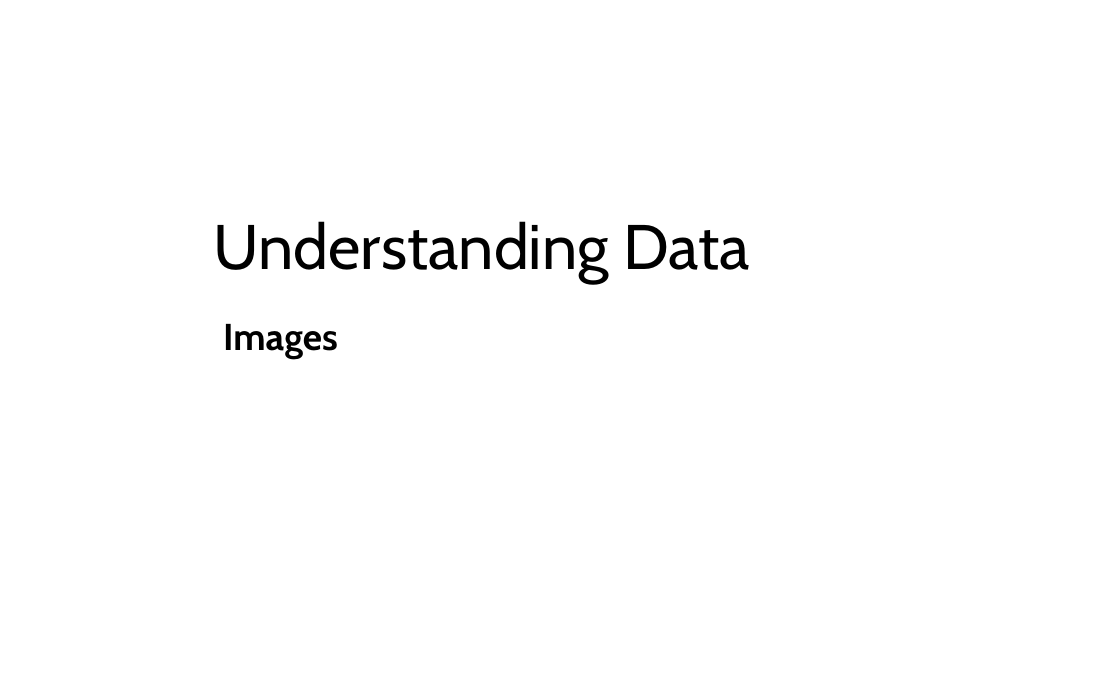
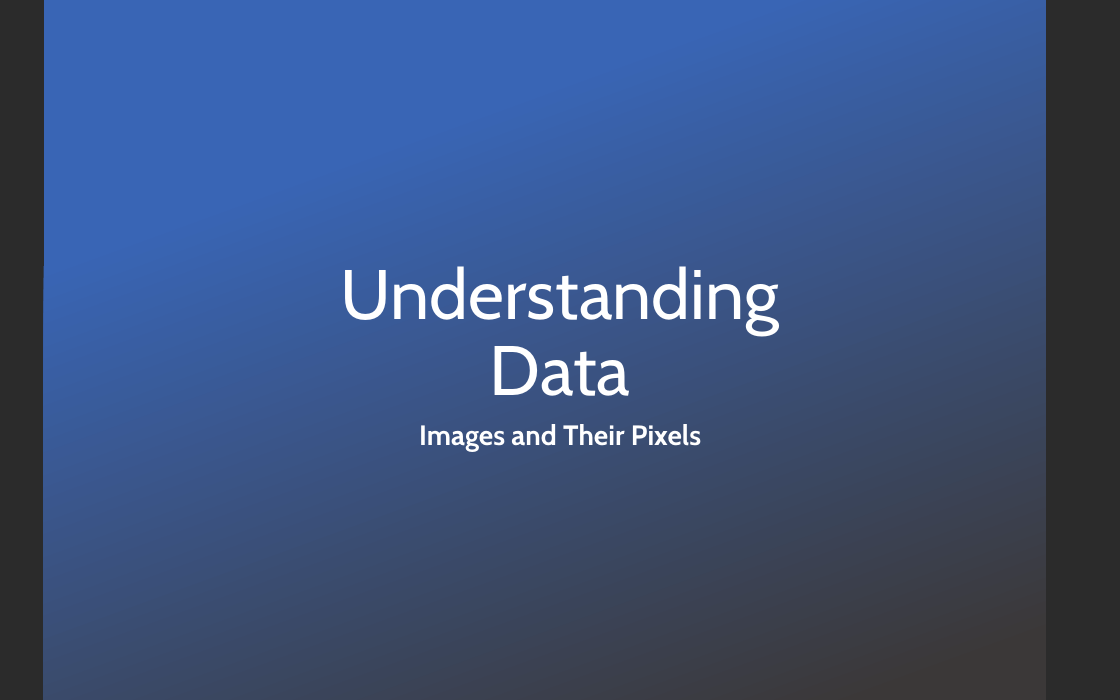
Before and after one commit to LongBaoNguyen/longbaonguyen.github.io, a slide deck: slide 1 of courses/apcsp/lect14.pptx. Drawn at 1120x700 pixels with LibreOffice and Linux fonts; fonts in the diff are those of the drawing; background and template pictures are left out; a plain dark background stands for a picture behind light text. Boxes give left, top, right and bottom in pixels: in the first picture for what was removed or moved away, otherwise in the second. Text is boxed around its words. In the diff, an @@ line names an element or a change of style, - is before the commit and + after.

```diff
--- a/courses/apcsp/lect14.pptx
+++ b/courses/apcsp/lect14.pptx
@@ background #FFFFFF to picture (left out) @@
@@ rectangle added at bbox=[44, 0, 1046, 700], fill gradient #3965B5 to #3B3838 @@
@@ title "Understanding Data": place and size @@
-title "Understanding Data" at bbox=[214, 221, 750, 284]
+title "Understanding Data" at bbox=[341, 266, 780, 396]
@@ title "Understanding Data" at bbox=[341, 266, 780, 396]: size 40.5 to 45 pt, text colour #000000 to #FFFFFF; alignment left to centre @@
@@ subtitle at bbox=[419, 424, 701, 452]: text changed; size 24 to 18 pt; text colour #000000 to #FFFFFF @@
-Images
+Images and Their Pixels
```
Also in this commit, not shown: 2 other slides changed, 27 slides added, 1 slide removed, 12 other files.
